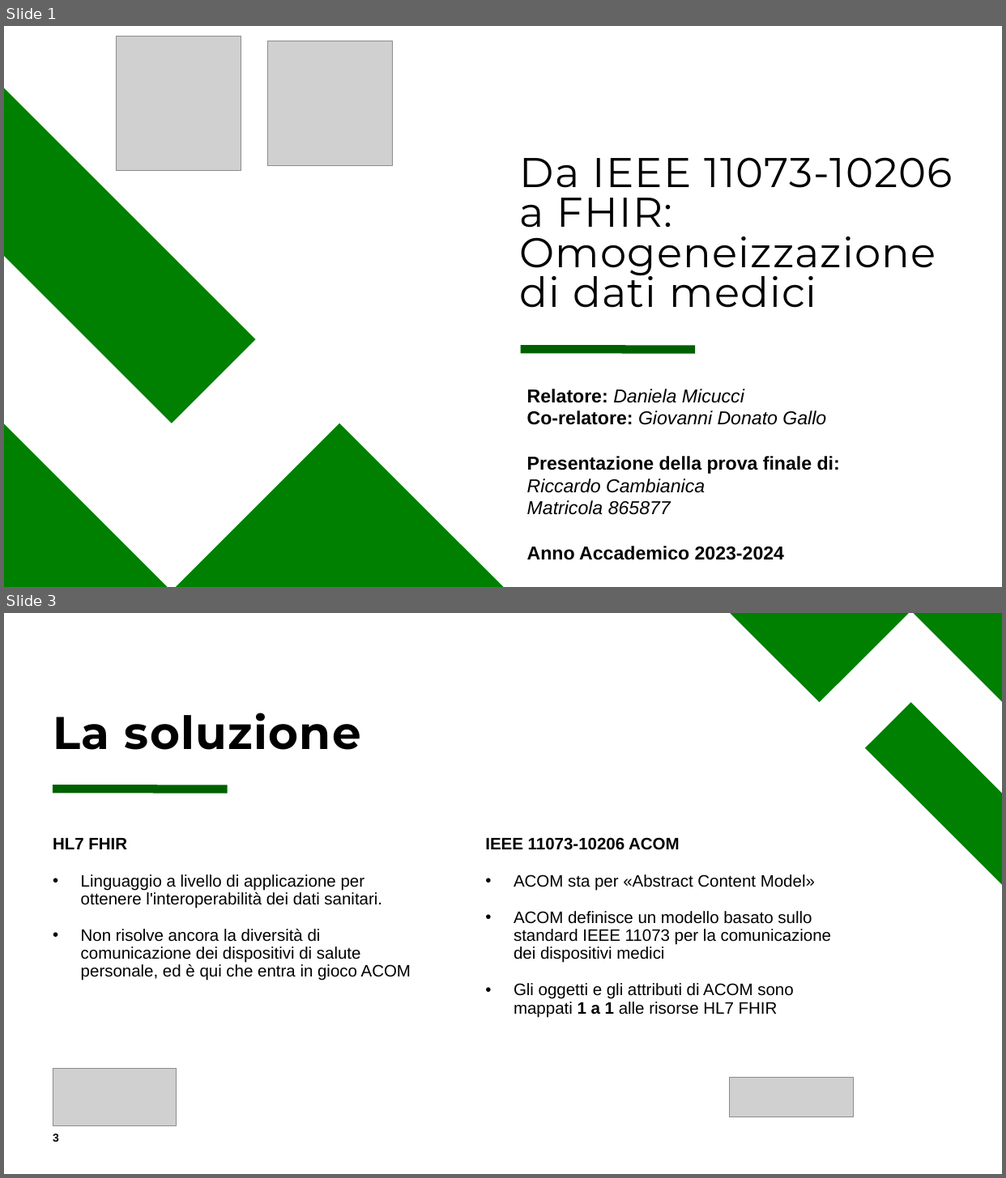
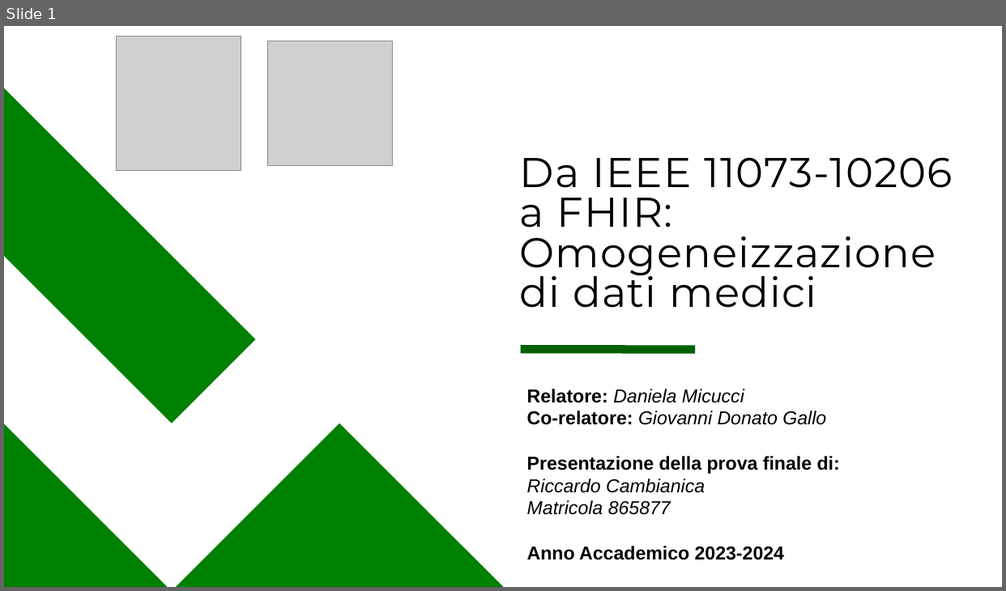
Before and after one commit to rcambianica/Stage, a slide deck: Relazione/Da IEEE 11073-10206 a FHIR.pptx. Shown one above the other, each under a label of ours: slides 1 and 3 before the commit, slide 1 after it; the slides between them are not shown. The pictures are 1006x1178 and 1006x591 pixels, drawn with LibreOffice and Linux fonts; fonts in the diff are those of the drawing; grey boxes stand for pictures. Boxes give left, top, right and bottom in pixels: in the first picture for what was removed or moved away, otherwise in the second. Text is boxed around its words. In the diff, an @@ line names an element or a change of style, - is before the commit and + after.

```diff
--- a/Relazione/Da IEEE 11073-10206 a FHIR.pptx
+++ b/Relazione/Da IEEE 11073-10206 a FHIR.pptx
@@ slide 3 removed at (4,613,1002,1174), background #FFFFFF @@
@@ freeform shape removed at (731,613,909,702) @@
@@ freeform shape removed at (914,613,1002,702) @@
@@ freeform shape removed at (865,702,1002,884) @@
@@ title removed at (53,713,361,750) @@
-La soluzione
@@ line removed from (53, 789) to (227, 789) @@
@@ text removed at (53,838,411,981) @@
-HL7 FHIR
-• Linguaggio a livello di applicazione per ottenere l'interoperabilità dei dati sanitari.
-• Non risolve ancora la diversità di comunicazione dei dispositivi di salute personale, ed è qui che entra in gioco ACOM
@@ text removed at (485,837,832,1017) @@
-IEEE 11073-10206 ACOM
-• ACOM sta per «Abstract Content Model»
-• ACOM definisce un modello basato sullo standard IEEE 11073 per la comunicazione dei dispositivi medici
-• Gli oggetti e gli attributi di ACOM sono mappati 1 a 1 alle risorse HL7 FHIR
@@ picture removed at (53,1069,177,1127) @@
@@ picture removed at (730,1078,853,1118) @@
@@ page number removed at (53,1134,59,1142) @@
-3
```
Also in this commit, not shown: 4 slides changed, 3 slides added, 1 other slide removed, 10 other files.
